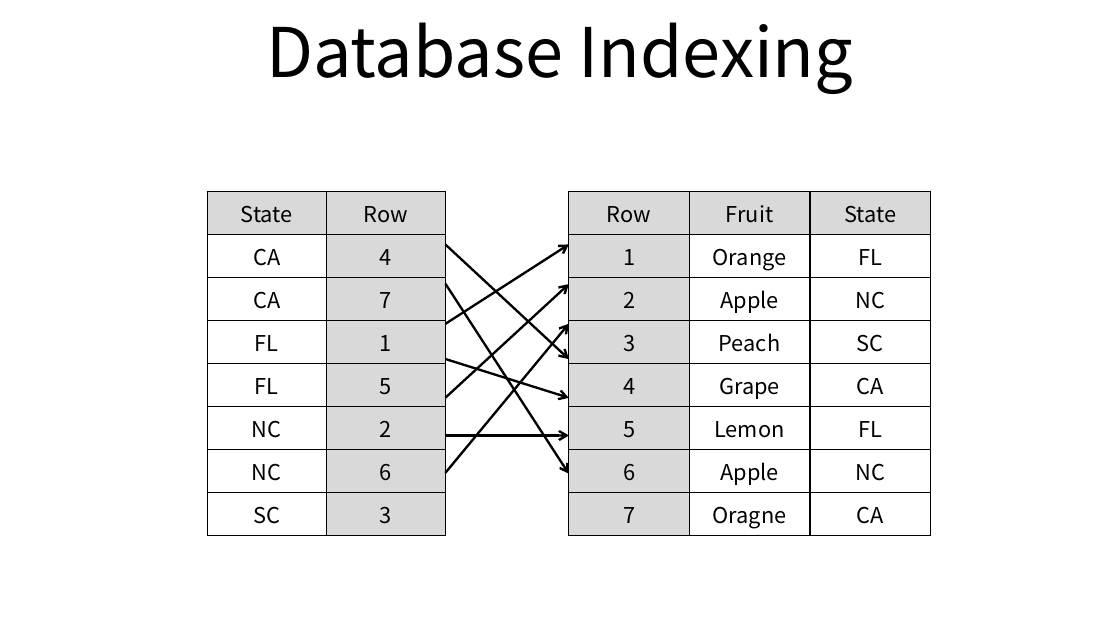
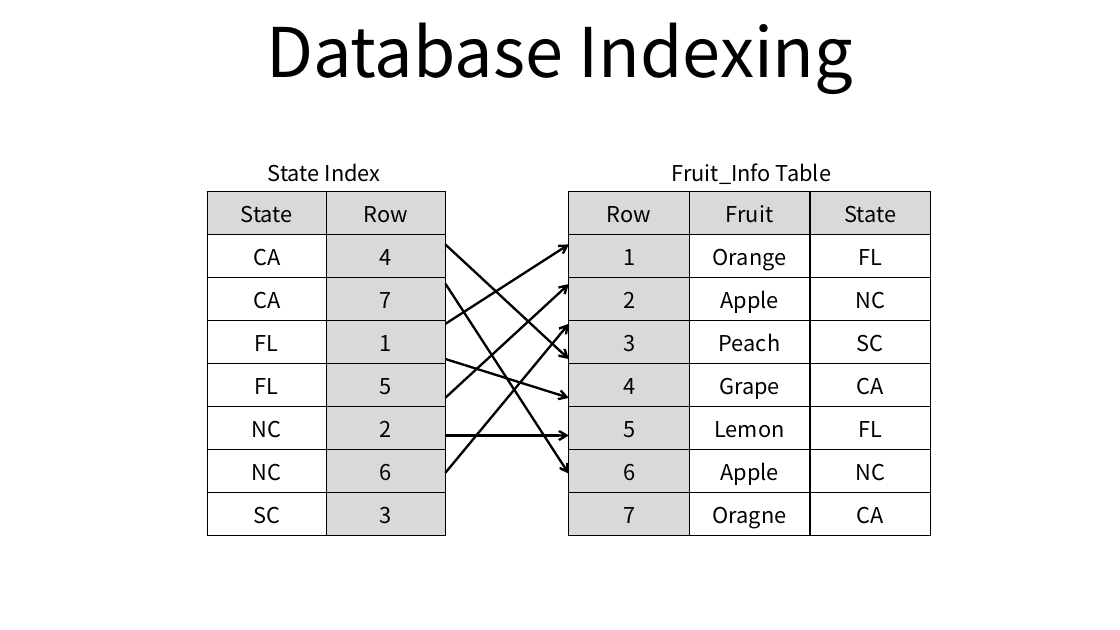
Before and after one commit to ssup2/blog-old, a slide deck: slide 1 of images/theory_analysis/Database_Indexing/Database_Indexing.pptx. Drawn at 1120x630 pixels with LibreOffice and Linux fonts; fonts in the diff are those of the drawing. Boxes give left, top, right and bottom in pixels: in the first picture for what was removed or moved away, otherwise in the second. Text is boxed around its words. In the diff, an @@ line names an element or a change of style, - is before the commit and + after.

Commit message:
Update Database Indexing Image

```diff
--- a/images/theory_analysis/Database_Indexing/Database_Indexing.pptx
+++ b/images/theory_analysis/Database_Indexing/Database_Indexing.pptx
@@ text added at (268, 163, 381, 182), 14 pt, text #000000 @@
+State Index
@@ text added at (672, 163, 831, 184), 14 pt, text #000000 @@
+Fruit_Info Table
```
Also in this commit, not shown: 1 other file.
